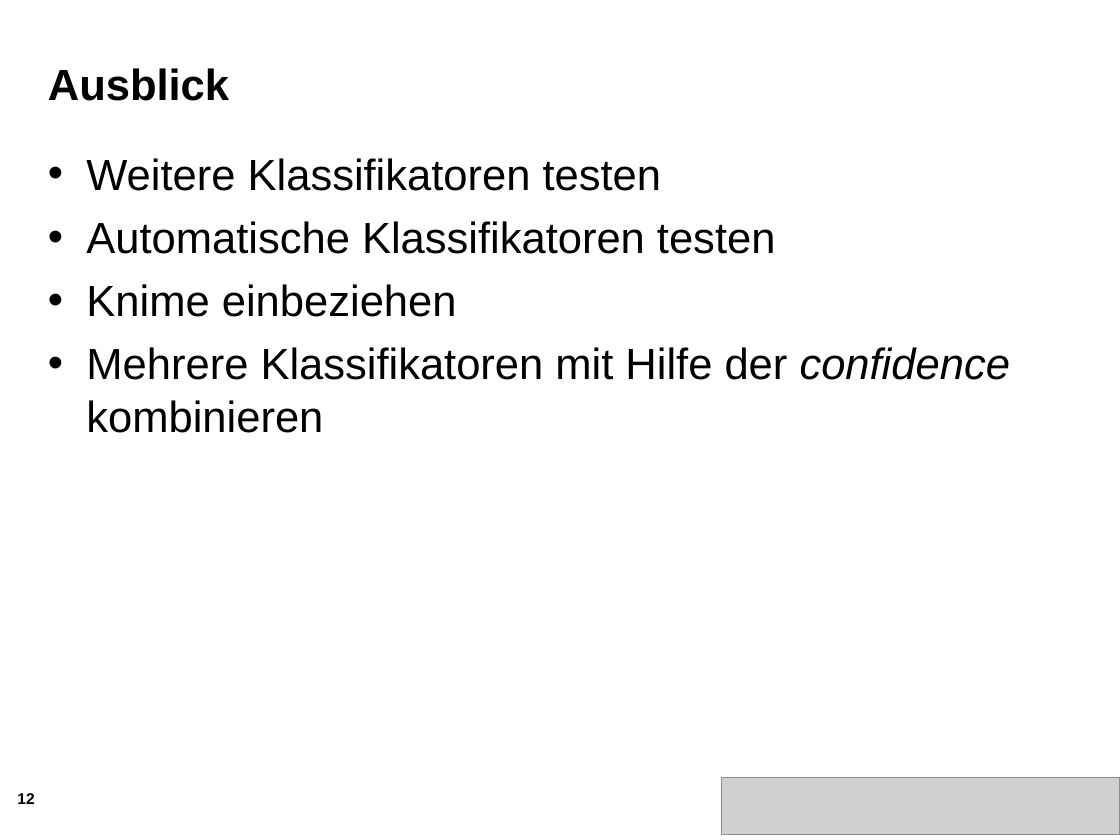
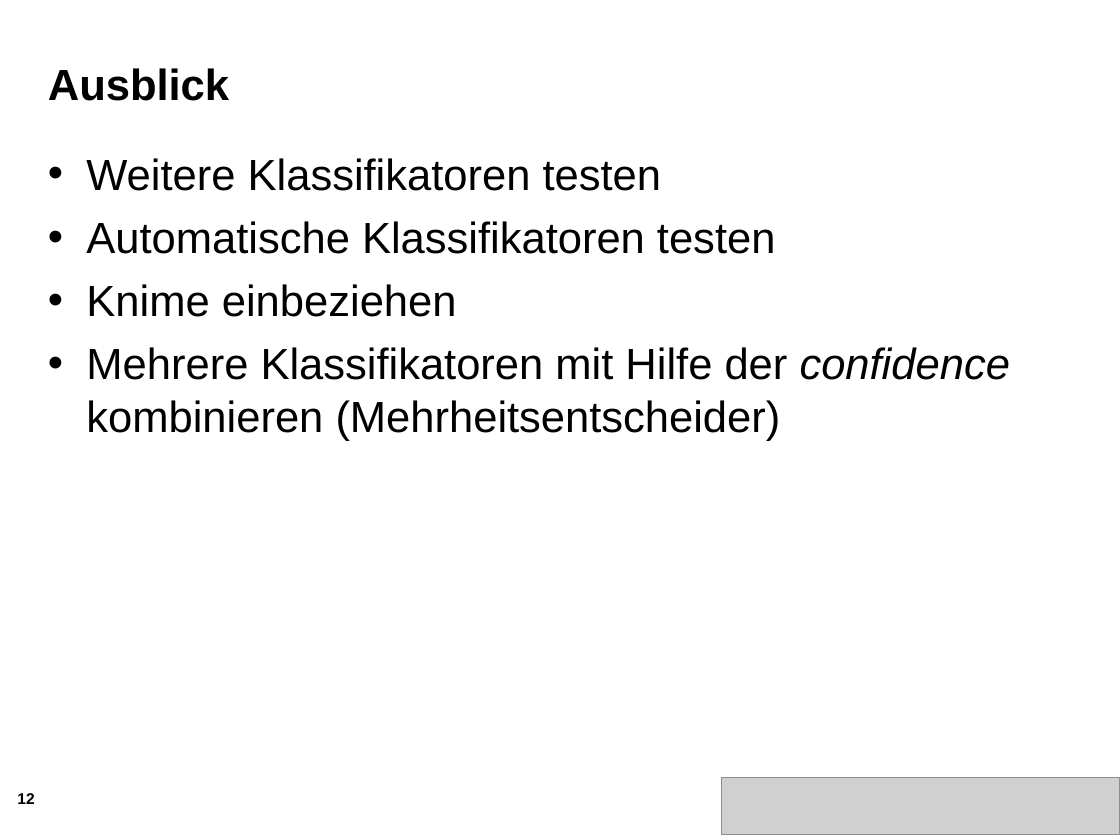
Before and after one commit to majdi14789/dwm10, a slide deck: slide 12 of Zwischenpräsentation/Zwischenstand1.ppt. Drawn at 1120x840 pixels with LibreOffice and Linux fonts; fonts in the diff are those of the drawing; grey boxes stand for pictures; background and template pictures are left out. Boxes give left, top, right and bottom in pixels: in the first picture for what was removed or moved away, otherwise in the second. Text is boxed around its words. In the diff, an @@ line names an element or a change of style, - is before the commit and + after.

```diff
--- a/Zwischenpräsentation/Zwischenstand1.ppt
+++ b/Zwischenpräsentation/Zwischenstand1.ppt
@@ text at bbox=[86, 347, 1010, 441]: text changed @@
-• Mehrere Klassifikatoren mit Hilfe der confidence kombinieren
+• Mehrere Klassifikatoren mit Hilfe der confidence kombinieren (Mehrheitsentscheider)
```
Also in this commit, not shown: 7 other slides changed.
